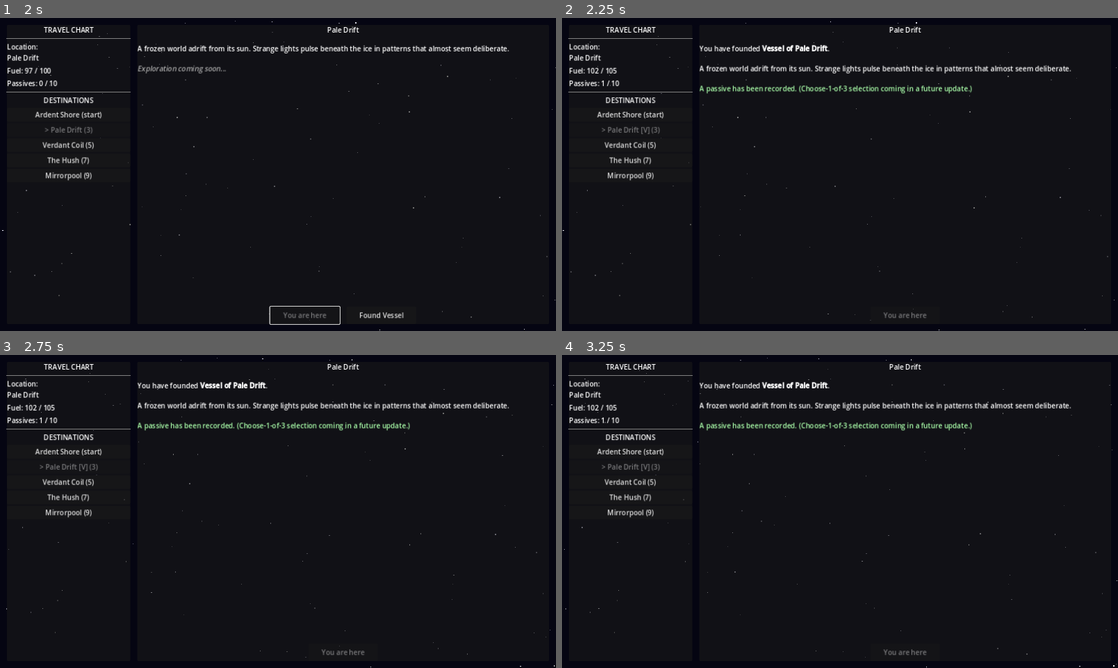
Above: before the commit, frames 1-4 (two rows, left to right).
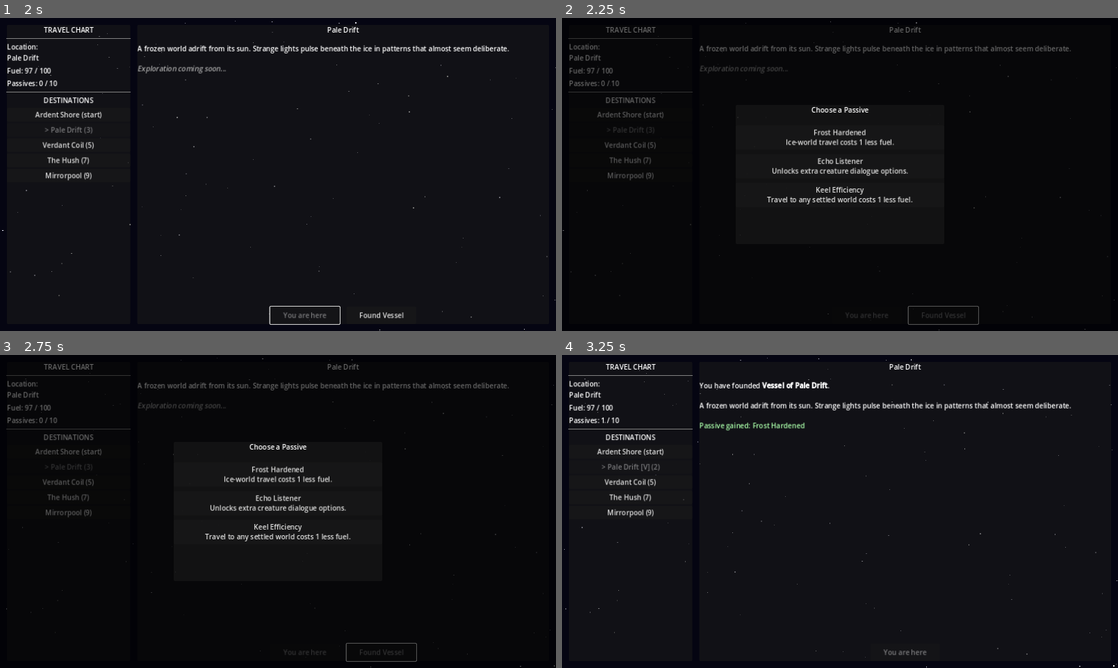
Above: after the commit, the same moments.

Repository: ColdTie/Metanoia-Vessel-2D
Game: Godot game, scene res://scenes/travel/travel_screen.tscn
Same seed, same stepped clock (60 frames per second), same inputs: the game is played once before the commit and once after it.
Inputs (mouse positions are in pixels of both pictures, inside the frame that each line leads up to):
- Up to frame 1 (2 s): click "Pale Drift (3)" at 0.5 s; click "Depart (3 fuel)" at 1.25 s
- Up to frame 2 (2.25 s): click "Found Vessel" at 2 s
- Up to frame 3 (2.75 s): no input
- Up to frame 4 (3.25 s): click (840, 473) at 2.75 s, where only the run after the commit has a clickable "Frost Hardened Ice-world trav…"

Frame 1 is identical in both runs. In frame 2, 5.0% of the frame differs, in the area x 0-100%, y 1-100%; in frame 3, 5.0%; in frame 4, 0.7%.

Commit message:
Add choose-1-of-3 passive select on settling
Settling a world now draws 3 unowned passives from a new
GameState.PASSIVE_ROSTER and shows scenes/ui/passive_select.tscn so the
player picks one, replacing the hardcoded founding_bonus grant. Adds a
new roster entry (keel_efficiency) and wires real fuel-cost discounts
for frost_hardened/keel_efficiency into GameState.get_travel_cost();
other roster passives stay flavor-only until specimens/dialogue/combat
systems exist to back them.

Co-Authored-By: Claude Sonnet 5 <noreply@anthropic.com>
Claude-Session: https://claude.ai/code/session_01QVopbwzDQ2zFGhFhaRSNAx

Diff:
--- /dev/null
+++ b/scenes/ui/passive_select.tscn
@@ -0,0 +1,6 @@
+[gd_scene load_steps=2 format=3 uid="uid://cpassiveselect01"]
+
+[ext_resource type="Script" path="res://scripts/ui/passive_select.gd" id="1_passive_select"]
+
+[node name="PassiveSelect" type="Control"]
+script = ExtResource("1_passive_select")
--- a/scripts/autoloads/game_state.gd
+++ b/scripts/autoloads/game_state.gd
@@ -16,6 +16,47 @@
 # Each entry: {id, name, type, description, settled, vessel_name, distance, specimens}
 var world_catalog: Array = []
 
+# Passive roster — settling draws 3 of these (see get_passive_choices).
+# Mechanical effects that depend on unbuilt systems (dialogue, exploration,
+# combat) are recorded here as flavor/desc only until those systems land.
+const PASSIVE_ROSTER: Array = [
+	{
+		"id": "founding_bonus",
+		"name": "Founding Bonus",
+		"desc": "The act of founding grants clarity. +5 max fuel.",
+	},
+	{
+		"id": "root_knowledge",
+		"name": "Root Knowledge",
+		"desc": "Jungle worlds yield extra specimens.",
+	},
+	{
+		"id": "echo_listener",
+		"name": "Echo Listener",
+		"desc": "Unlocks extra creature dialogue options.",
+	},
+	{
+		"id": "frost_hardened",
+		"name": "Frost Hardened",
+		"desc": "Ice-world travel costs 1 less fuel.",
+	},
+	{
+		"id": "tide_reader",
+		"name": "Tide Reader",
+		"desc": "Ocean worlds reveal hidden specimens.",
+	},
+	{
+		"id": "dust_walker",
+		"name": "Dust Walker",
+		"desc": "Desert worlds never trigger forced combat.",
+	},
+	{
+		"id": "keel_efficiency",
+		"name": "Keel Efficiency",
+		"desc": "Travel to any settled world costs 1 less fuel.",
+	},
+]
+
 signal world_changed(new_world: String)
 signal passive_gained(passive: Dictionary)
 signal credits_changed(amount: int)
@@ -102,7 +143,7 @@
 	var world := get_world_by_id(world_id)
 	if world.is_empty():
 		return false
-	var cost: int = world.get("distance", 0)
+	var cost: int = get_travel_cost(world)
 	if fuel < cost:
 		return false
 	fuel -= cost
@@ -111,9 +152,37 @@
 	return true
 
 
+func get_travel_cost(world: Dictionary) -> int:
+	var cost: int = world.get("distance", 0)
+	if world.get("type", "") == "ice" and has_passive("frost_hardened"):
+		cost = max(0, cost - 1)
+	if world.get("settled", false) and has_passive("keel_efficiency"):
+		cost = max(0, cost - 1)
+	return cost
+
+
+func has_passive(id: String) -> bool:
+	for passive in passives:
+		if passive.get("id", "") == id:
+			return true
+	return false
+
+
+func get_passive_choices(count: int = 3) -> Array:
+	var available: Array = []
+	for entry in PASSIVE_ROSTER:
+		if not has_passive(entry["id"]):
+			available.append(entry)
+	available.shuffle()
+	return available.slice(0, min(count, available.size()))
+
+
 func add_passive(passive: Dictionary) -> void:
 	passives.append(passive)
 	passive_gained.emit(passive)
+	if passive.get("id", "") == "founding_bonus":
+		max_fuel += 5
+		refuel(5)
 	if passives.size() >= MAX_PASSIVES:
 		_trigger_void_check()
 
--- a/scripts/travel/travel_screen.gd
+++ b/scripts/travel/travel_screen.gd
@@ -7,6 +7,7 @@
 const STAR_SPEEDS: Array = [12.0, 28.0, 55.0]
 const STAR_COUNTS: Array = [120, 70, 35]
 const STAR_SPAN_W: float = 2560.0   # double viewport width for seamless wrap
+const PassiveSelectScene := preload("res://scenes/ui/passive_select.tscn")
 
 var _star_layers: Array = []
 var _star_root: Node2D
@@ -20,6 +21,7 @@
 var _world_desc_label: RichTextLabel
 var _depart_button: Button
 var _settle_button: Button
+var _ui_canvas: CanvasLayer
 
 var _selected_world_id: String = ""
 
@@ -91,6 +93,7 @@
 	var canvas := CanvasLayer.new()
 	canvas.name = "UI"
 	add_child(canvas)
+	_ui_canvas = canvas
 
 	var root := Control.new()
 	root.name = "UIRoot"
@@ -224,7 +227,7 @@
 	for world in GameState.world_catalog:
 		var btn := Button.new()
 		var settled_tag: String = " [V]" if world.get("settled", false) else ""
-		var dist: int = world.get("distance", 0)
+		var dist: int = GameState.get_travel_cost(world)
 		var cost_tag: String = " (%d)" % dist if dist > 0 else " (start)"
 		var is_current: bool = world["name"] == GameState.current_world
 		btn.text = ("> " if is_current else "") + world["name"] + settled_tag + cost_tag
@@ -244,7 +247,7 @@
 	_world_name_label.text = world["name"]
 	_world_desc_label.text = world.get("description", "")
 
-	var cost: int = world.get("distance", 0)
+	var cost: int = GameState.get_travel_cost(world)
 	var is_current: bool = world["name"] == GameState.current_world
 	var can_afford: bool = GameState.fuel >= cost
 
@@ -287,28 +290,41 @@
 	if world.get("settled", false):
 		return
 
+	_settle_button.disabled = true
+
+	var choices := GameState.get_passive_choices(3)
+	if choices.is_empty():
+		_finish_settling(world)
+		return
+
+	var select: Control = PassiveSelectScene.instantiate()
+	_ui_canvas.add_child(select)
+	select.setup(choices)
+	select.passive_chosen.connect(func(choice: Dictionary):
+		var granted := choice.duplicate()
+		granted["source"] = world["name"]
+		GameState.add_passive(granted)
+		_finish_settling(world)
+	)
+
+
+func _finish_settling(world: Dictionary) -> void:
 	world["settled"] = true
 	world["vessel_name"] = "Vessel of " + world["name"]
 
-	# Grant the founding passive (choose-1-of-3 UI is TODO)
-	GameState.add_passive({
-		"id": "founding_bonus",
-		"name": "Founding Bonus",
-		"desc": "The act of founding grants clarity. +5 max fuel.",
-		"source": world["name"],
-	})
-	GameState.max_fuel += 5
-	GameState.refuel(5)
-
 	_settle_button.visible = false
+	_settle_button.disabled = false
 	_populate_destinations()
 	_refresh_status()
+
+	var latest_passive: String = ""
+	if not GameState.passives.is_empty():
+		latest_passive = GameState.passives.back().get("name", "")
 
 	_world_desc_label.text = \
 		"You have founded [b]" + world["vessel_name"] + "[/b].\n\n" \
 		+ world.get("description", "") \
-		+ "\n\n[color=#aaffaa]A passive has been recorded. " \
-		+ "(Choose-1-of-3 selection coming in a future update.)[/color]"
+		+ "\n\n[color=#aaffaa]Passive gained: " + latest_passive + "[/color]"
 
 	SaveLoad.save_game()
 
--- /dev/null
+++ b/scripts/ui/passive_select.gd
@@ -0,0 +1,49 @@
+extends Control
+
+# Choose-1-of-3 passive reward, shown after founding a Vessel.
+# Instantiate, call setup(choices), then connect to `passive_chosen`.
+# UI is built in code to match the rest of the project's screens.
+
+signal passive_chosen(passive: Dictionary)
+
+
+func setup(choices: Array) -> void:
+	set_anchors_and_offsets_preset(Control.PRESET_FULL_RECT)
+
+	var dimmer := ColorRect.new()
+	dimmer.set_anchors_and_offsets_preset(Control.PRESET_FULL_RECT)
+	dimmer.color = Color(0.0, 0.0, 0.0, 0.6)
+	add_child(dimmer)
+
+	var panel := PanelContainer.new()
+	panel.set_anchor(SIDE_LEFT,   0.5)
+	panel.set_anchor(SIDE_TOP,    0.5)
+	panel.set_anchor(SIDE_RIGHT,  0.5)
+	panel.set_anchor(SIDE_BOTTOM, 0.5)
+	panel.set_offset(SIDE_LEFT,   -240.0)
+	panel.set_offset(SIDE_RIGHT,   240.0)
+	panel.set_offset(SIDE_TOP,    -160.0)
+	panel.set_offset(SIDE_BOTTOM,  160.0)
+	add_child(panel)
+
+	var vbox := VBoxContainer.new()
+	vbox.add_theme_constant_override("separation", 10)
+	panel.add_child(vbox)
+
+	var title := Label.new()
+	title.text = "Choose a Passive"
+	title.horizontal_alignment = HORIZONTAL_ALIGNMENT_CENTER
+	vbox.add_child(title)
+	vbox.add_child(HSeparator.new())
+
+	for choice in choices:
+		var btn := Button.new()
+		btn.text = "%s\n%s" % [choice["name"], choice["desc"]]
+		btn.custom_minimum_size = Vector2(0.0, 56.0)
+		btn.pressed.connect(_on_choice_pressed.bind(choice))
+		vbox.add_child(btn)
+
+
+func _on_choice_pressed(choice: Dictionary) -> void:
+	passive_chosen.emit(choice)
+	queue_free()
Not shown, changed: design/content-log.md
Not shown, changed: design/systems.md
